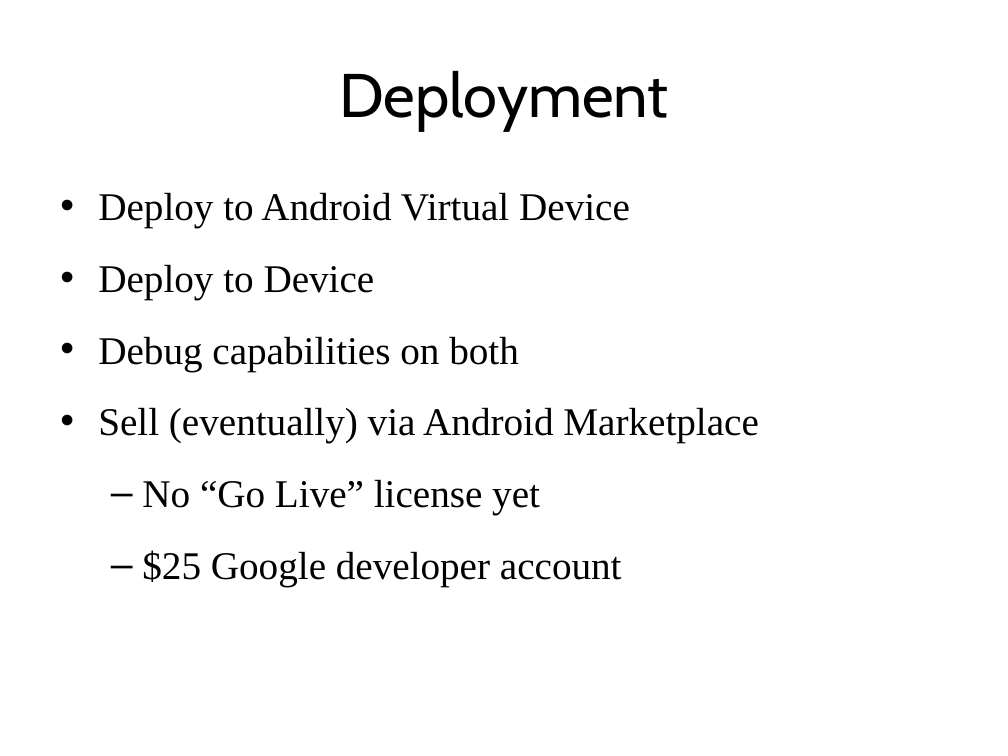
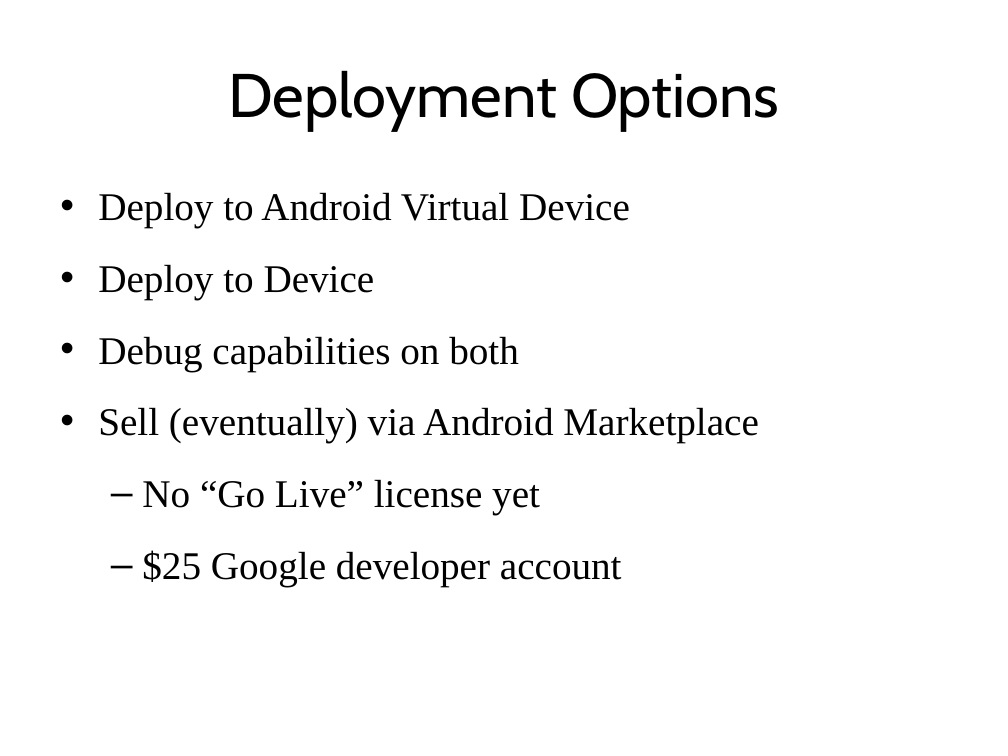
Before and after one commit to kevinmcmahon/MonoDroid101, a slide deck: slide 15 of slides/Monodroid101.pptx (slide 17 before the commit). Drawn at 1008x756 pixels with LibreOffice and Linux fonts; fonts in the diff are those of the drawing; background and template pictures are left out. Boxes give left, top, right and bottom in pixels: in the first picture for what was removed or moved away, otherwise in the second. Text is boxed around its words. In the diff, an @@ line names an element or a change of style, - is before the commit and + after.

```diff
--- a/slides/Monodroid101.pptx
+++ b/slides/Monodroid101.pptx
@@ title at (x1=228, y1=70, x2=779, y2=131): text changed @@
-Deployment
+Deployment Options
```
Also in this commit, not shown: 7 other slides changed, 2 slides removed, 1 other file.
